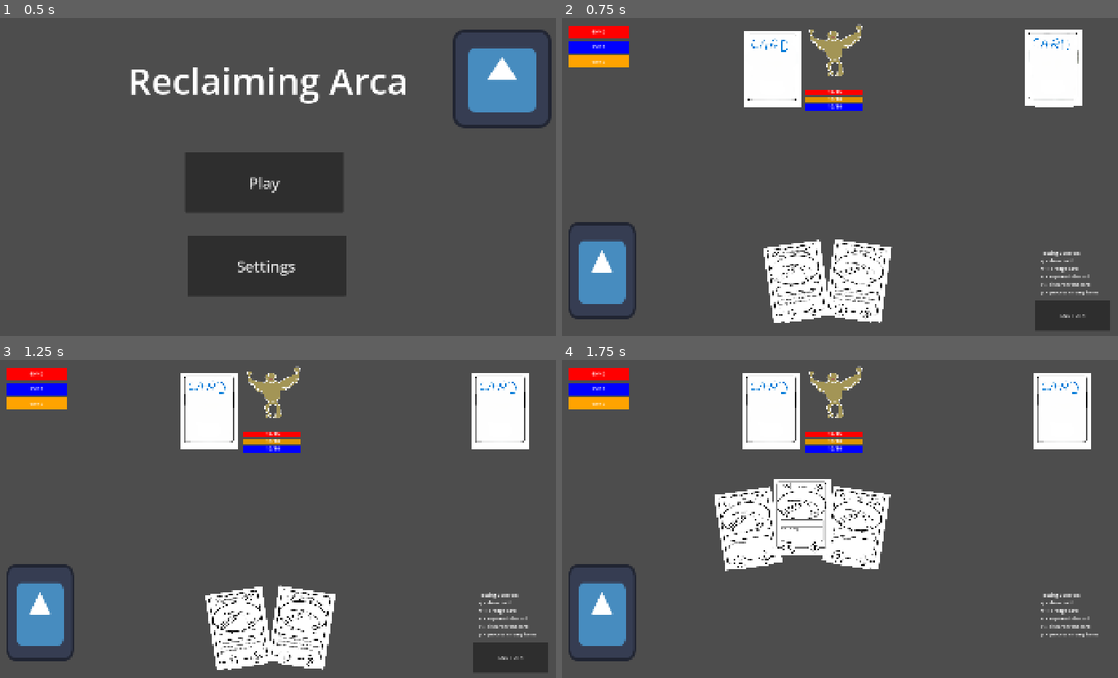
Above: before the commit, frames 1-4 (two rows, left to right).
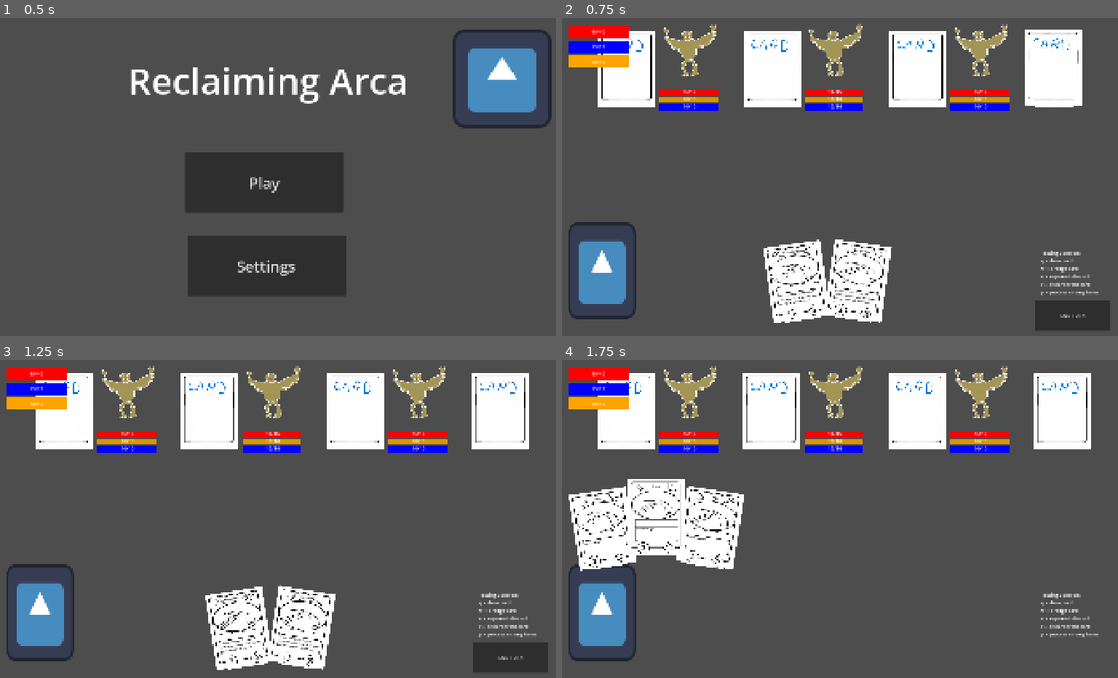
Above: after the commit, the same moments.

Repository: idealmonke/2.5d-test
Game: Godot game, scene res://game_data/scenes/Main_Menu.tscn
The game is run twice, just before and just after one commit, with the same random seed, the same clock (stepped at 60 frames per second) and the same inputs. The engine's default icon, where the game draws it, is replaced by a stand-in: a white triangle on a blue panel in a dark square.
Inputs:
- Up to frame 1 (0.5 s): no input
- Up to frame 2 (0.75 s): click "Play" at 0.5 s
- Up to frame 3 (1.25 s): no input
- Up to frame 4 (1.75 s): click "END TURN" at 1.25 s

Frame 1 is identical in both runs. In frame 2, 6.6% of the frame differs, in the area x 6-81%, y 1-30%; in frame 3, 6.7%; in frame 4, 19%, in the area x 1-81%, y 1-67%.

Commit message:
enemy cards are now executable

Diff:
--- a/game_data/battle_config.tres
+++ b/game_data/battle_config.tres
@@ -1,10 +1,10 @@
-[gd_resource type="Resource" script_class="battle_config" format=3 uid="uid://c0batx62tj38s"]
+[gd_resource type="Resource" script_class="battle_config" format=3]
 
-[ext_resource type="Resource" uid="uid://bfow5mjt2qwkc" path="res://game_data/player_data/party_data/Starter1.tres" id="1_d2gtx"]
-[ext_resource type="Script" uid="uid://dpmb6l2ednj1l" path="res://game_data/battle_config.gd" id="2_krdy4"]
+[ext_resource type="Resource" path="res://game_data/player_data/party_data/Starter1.tres" id="1_d2gtx"]
+[ext_resource type="Script" path="res://game_data/battle_config.gd" id="2_krdy4"]
 
 [resource]
 script = ExtResource("2_krdy4")
-enemyIDs = Array[int]([-1, 1, -1])
+enemyIDs = Array[int]([1, 1, 1])
 party = ExtResource("1_d2gtx")
 metadata/_custom_type_script = "uid://dpmb6l2ednj1l"
--- a/game_data/enemies/card_data/bite.tres
+++ b/game_data/enemies/card_data/bite.tres
@@ -1,12 +1,18 @@
 [gd_resource type="Resource" script_class="enemy_card_data" format=3 uid="uid://n0f0xfnw00os"]
 
 [ext_resource type="Script" uid="uid://dkt7p0jgp2uag" path="res://game_data/enemies/enemy_card_data.gd" id="1_1r737"]
+[ext_resource type="Script" uid="uid://35y3b81yqphf" path="res://game_data/enemies/enemy_card_abilities/bite_ability.gd" id="1_pxxg8"]
 [ext_resource type="Texture2D" uid="uid://2jcqtthsd6ij" path="res://icon.svg" id="1_sav3h"]
+
+[sub_resource type="Resource" id="Resource_sav3h"]
+script = ExtResource("1_pxxg8")
+metadata/_custom_type_script = "uid://35y3b81yqphf"
 
 [resource]
 script = ExtResource("1_1r737")
 mana_cost = 5
 stamina_cost = 2
+card_ability = SubResource("Resource_sav3h")
 ability_desc = "Deal 1 damage"
 card_name = "bite"
 card_art = ExtResource("1_sav3h")
--- a/game_data/enemies/card_data/knaw.tres
+++ b/game_data/enemies/card_data/knaw.tres
@@ -1,12 +1,18 @@
 [gd_resource type="Resource" script_class="enemy_card_data" format=3 uid="uid://q4w0avk8bbjc"]
 
 [ext_resource type="Texture2D" uid="uid://2jcqtthsd6ij" path="res://icon.svg" id="1_isu5f"]
+[ext_resource type="Script" uid="uid://cbd40cj0edxrr" path="res://game_data/enemies/enemy_card_abilities/knaw_ability.gd" id="1_ra3i7"]
 [ext_resource type="Script" uid="uid://dkt7p0jgp2uag" path="res://game_data/enemies/enemy_card_data.gd" id="1_tm1w8"]
+
+[sub_resource type="Resource" id="Resource_hcqxf"]
+script = ExtResource("1_ra3i7")
+metadata/_custom_type_script = "uid://cbd40cj0edxrr"
 
 [resource]
 script = ExtResource("1_tm1w8")
 mana_cost = 1
 stamina_cost = 3
+card_ability = SubResource("Resource_hcqxf")
 ability_desc = "Deal 5 Damage"
 card_name = "knaw"
 card_art = ExtResource("1_isu5f")
--- a/game_data/enemies/enemy_card.gd
+++ b/game_data/enemies/enemy_card.gd
@@ -8,7 +8,7 @@
 var stamina_cost: int
 var mana_cost: int
 var ability_desc: String
-var ability: Callable
+var ability: enemy_card_ability
 
 # Card Sprites
 var card_main_frame: Sprite2D
@@ -122,10 +122,12 @@
 	card_art = resource_data.card_art
 	mana_cost = resource_data.mana_cost
 	ability_desc = resource_data.ability_desc
-	#ability = resource_data.card_ability.execute
+
+	ability = resource_data.card_ability
+
 	stamina_cost = resource_data.stamina_cost
 
-	#temp as well ig
+	#HARDCODED LOCATIONS
 	library_location = BattleController.data.enemy_locations[idx]+Vector2(-200,0)
 	hand_location = BattleController.data.enemy_locations[idx]+Vector2(-100,400)
 	playing_target  =  BattleController.data.enemy_locations[idx]+Vector2(0,500)
--- /dev/null
+++ b/game_data/enemies/enemy_card_abilities/bite_ability.gd
@@ -0,0 +1,8 @@
+class_name bite_ability
+extends enemy_card_ability
+
+func execute() -> void:
+	var damage = Damage.new()
+	damage.set_amount(1)
+	damage.set_type(COMMON_ENUMS.DAMAGE_TYPE.PHYSICAL)
+	BattleController.data.player.take_damage(damage)
--- /dev/null
+++ b/game_data/enemies/enemy_card_abilities/knaw_ability.gd
@@ -0,0 +1,8 @@
+class_name knaw_ability
+extends enemy_card_ability
+
+func execute() -> void:
+	var damage = Damage.new()
+	damage.set_amount(5)
+	damage.set_type(COMMON_ENUMS.DAMAGE_TYPE.PHYSICAL)
+	BattleController.data.player.take_damage(damage)
--- a/game_data/enemies/enemy_card_ability.gd
+++ b/game_data/enemies/enemy_card_ability.gd
@@ -1,5 +1,5 @@
 class_name enemy_card_ability
 extends Resource
 
-func execute(controller: battle_controller) -> void:
+func execute() -> void:
 	pass
--- a/game_data/enemies/enemy_hand.gd
+++ b/game_data/enemies/enemy_hand.gd
@@ -61,6 +61,8 @@
 	_set_hand_offset()
 
 	#TODO: activate card
+	card_to_play.ability.execute()
+
 	return card_to_play
 
 func play_hand() -> void:
Not shown, added: game_data/enemies/enemy_card_abilities/bite_ability.gd.uid
Not shown, added: game_data/enemies/enemy_card_abilities/knaw_ability.gd.uid
